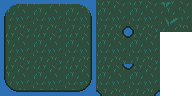
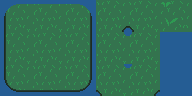
Before/after of a (192, 96) layered artwork. What changed in the layer stack:
painted on "Shading" over [4, 16, 160, 96]
painted on "Grass" over [4, 0, 160, 96]
painted on "Special Grass" over [160, 0, 192, 32]
painted on "Water" over [0, 0, 192, 96]
